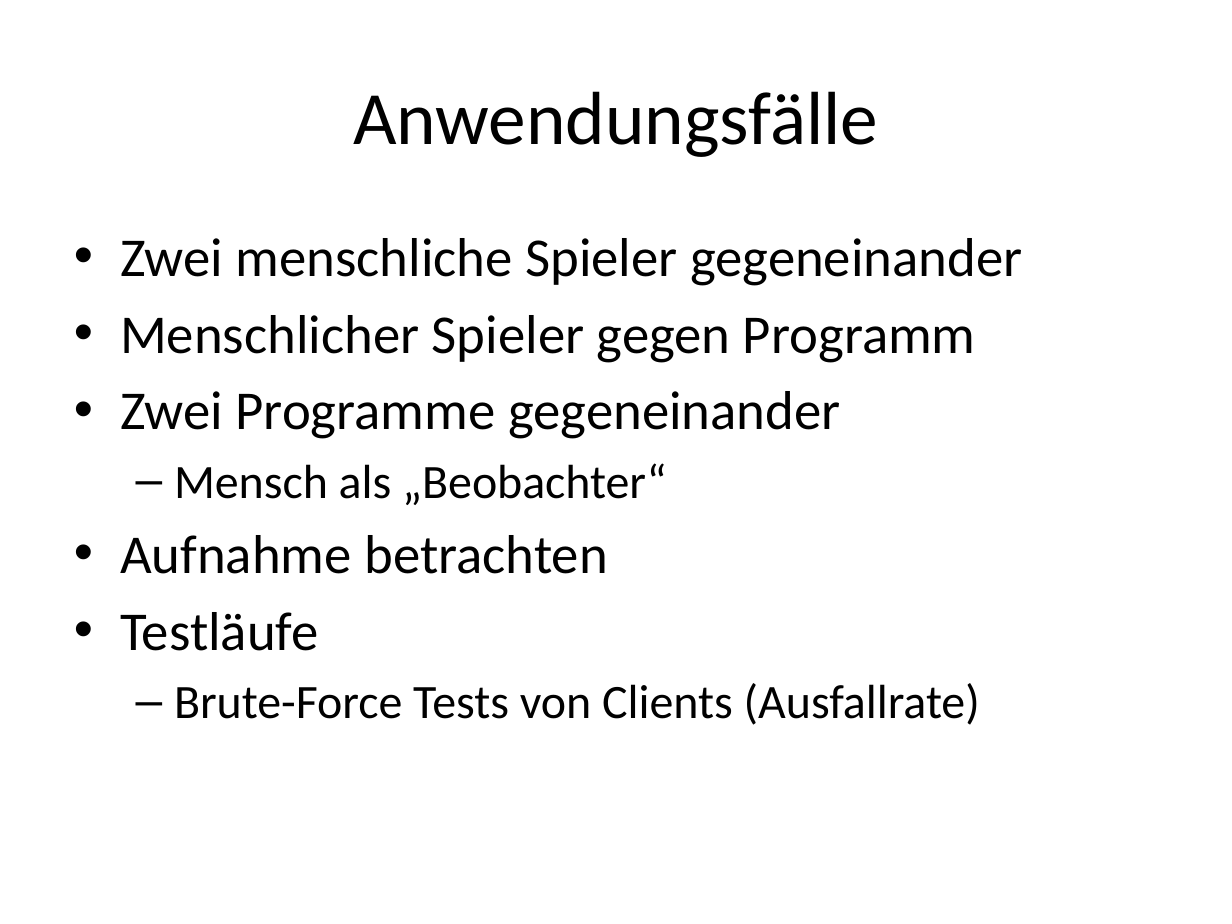
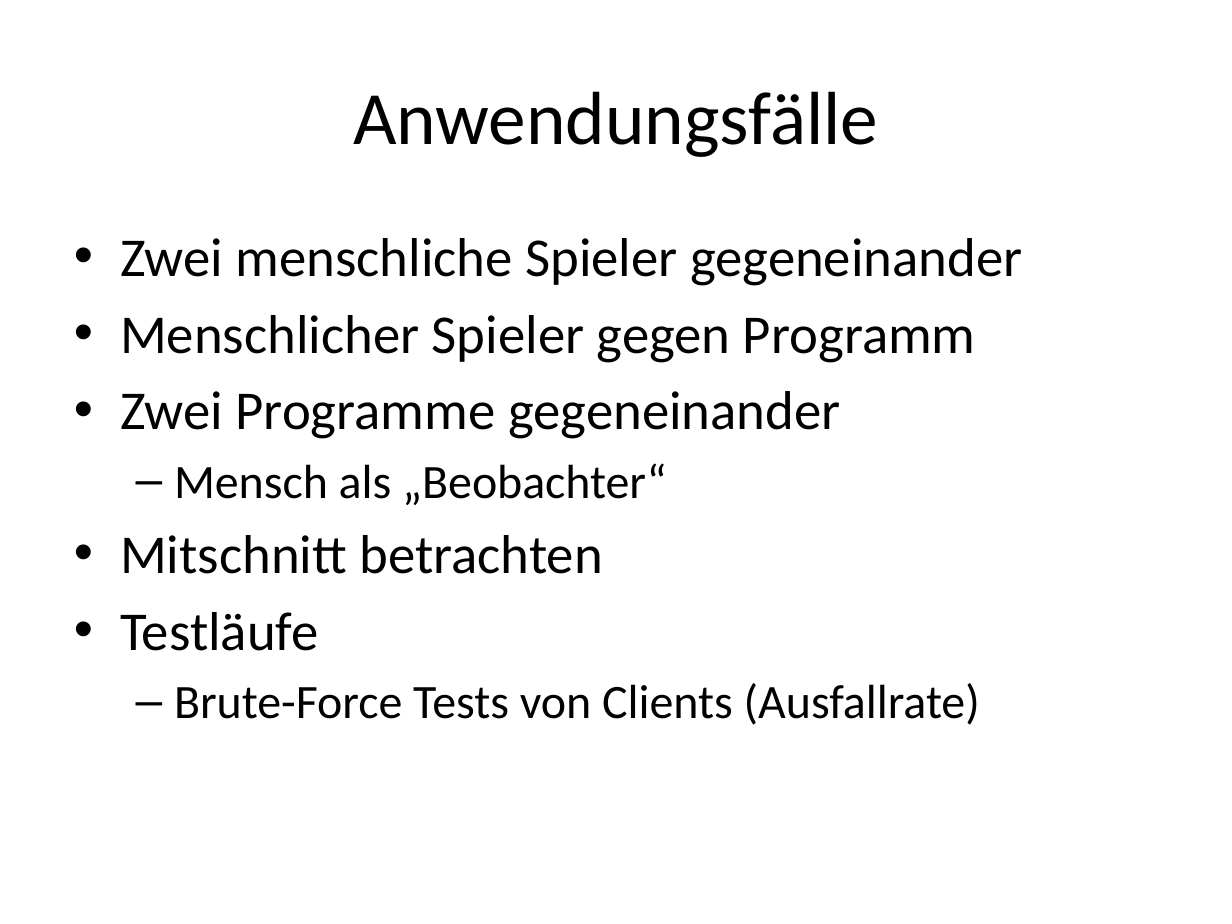
Before and after one commit to software-challenge/backend, a slide deck: slide 8 of organisation/sc2010_final.pptx. Drawn at 1232x924 pixels with LibreOffice and Linux fonts; fonts in the diff are those of the drawing. Boxes give left, top, right and bottom in pixels: in the first picture for what was removed or moved away, otherwise in the second. Text is boxed around its words. In the diff, an @@ line names an element or a change of style, - is before the commit and + after.

```diff
--- a/organisation/sc2010_final.pptx
+++ b/organisation/sc2010_final.pptx
@@ text at (120, 535, 603, 574): text changed @@
-• Aufnahme betrachten
+• Mitschnitt betrachten
```
Also in this commit, not shown: 2 other slides changed, 1 slide added.
